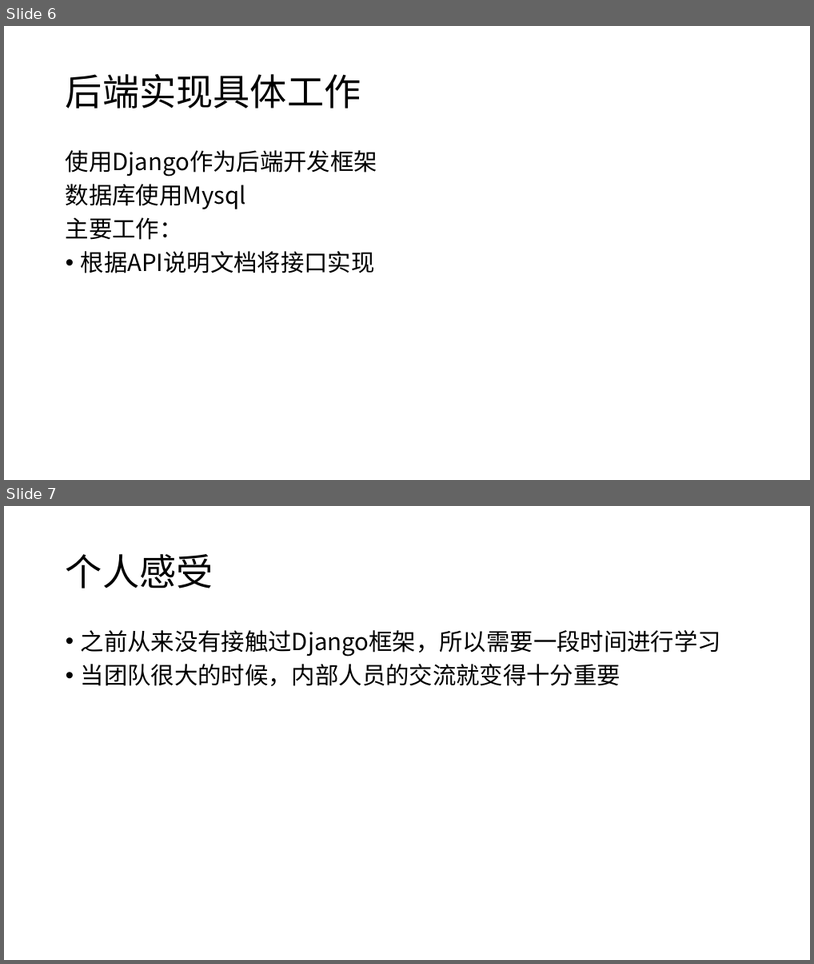
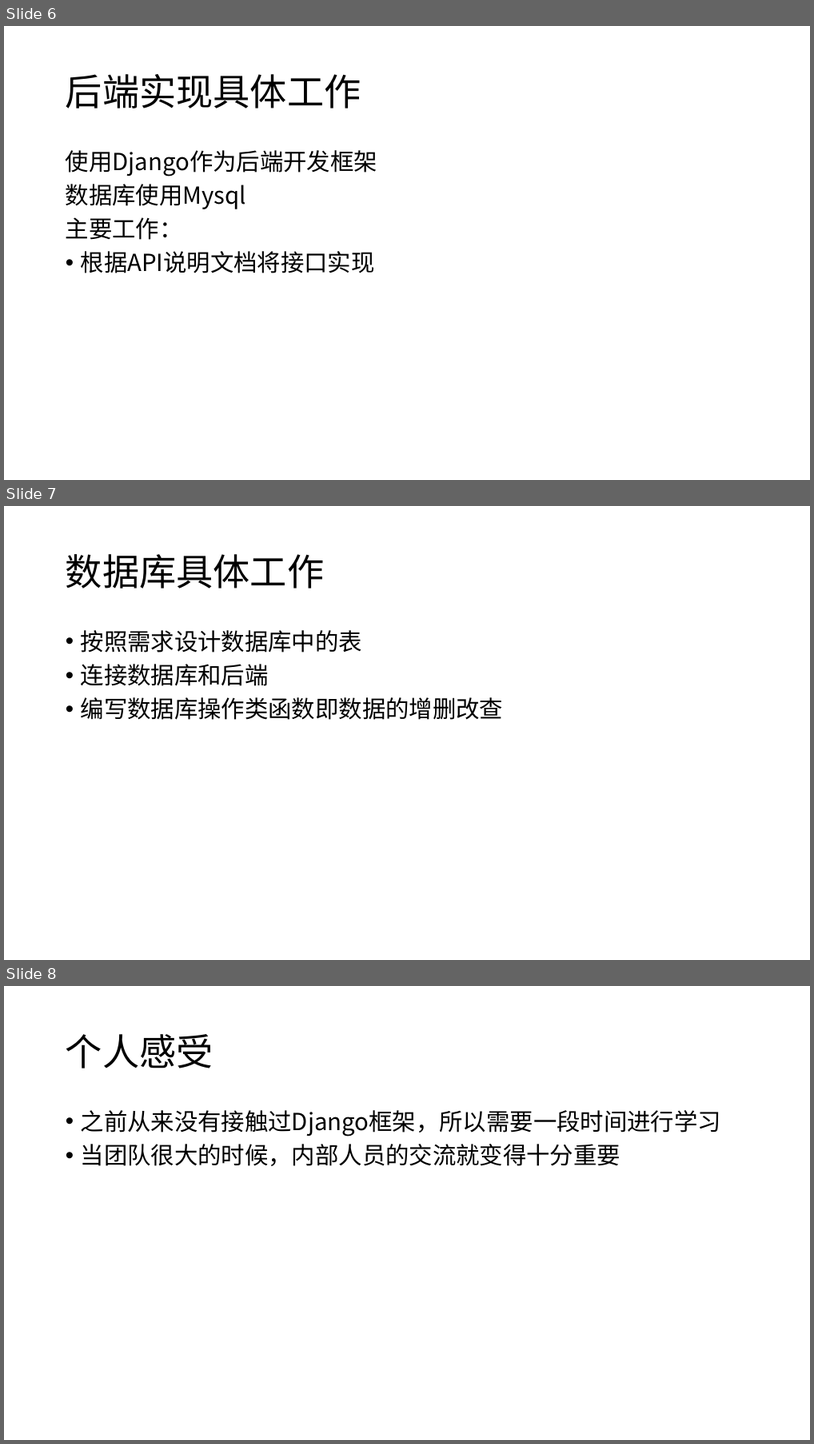
Before and after one commit to daxuliu/softwarelearn, a slide deck: 项目展示-1.pptx. Shown one above the other, each under a label of ours: slides 6 and 7 before the commit, slides 6, 7 and 8 after it. The pictures are 814x964 and 814x1444 pixels, drawn with LibreOffice and Linux fonts; fonts in the diff are those of the drawing. Boxes give left, top, right and bottom in pixels: in the first picture for what was removed or moved away, otherwise in the second. Text is boxed around its words. In the diff, an @@ line names an element or a change of style, - is before the commit and + after.

```diff
--- a/项目展示-1.pptx
+++ b/项目展示-1.pptx
@@ slide 7 added at bbox=[4, 506, 810, 960], background #FFFFFF @@
@@ title added at bbox=[66, 554, 324, 588], 44 pt, text #000000 @@
+数据库具体工作
@@ text added at bbox=[81, 630, 503, 720], 28 pt, text #000000 @@
+• 按照需求设计数据库中的表
+• 连接数据库和后端
+• 编写数据库操作类函数即数据的增删改查
@@ what was slide 7 is now slide 8 @@
```
